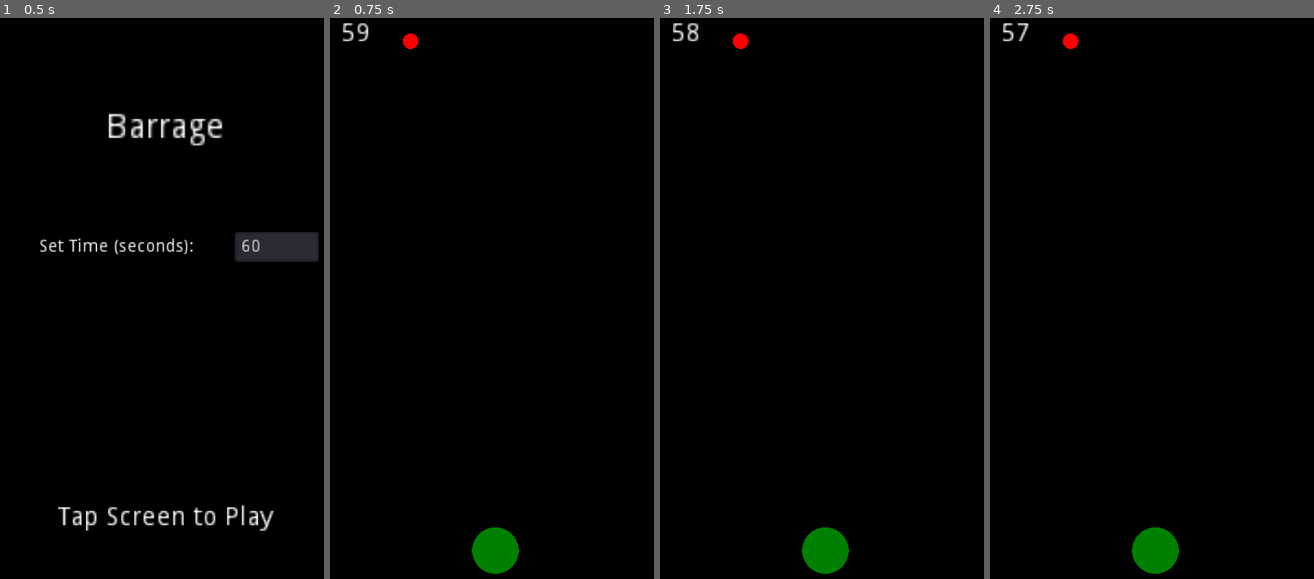
Above: before the commit, frames 1-4 (left to right).
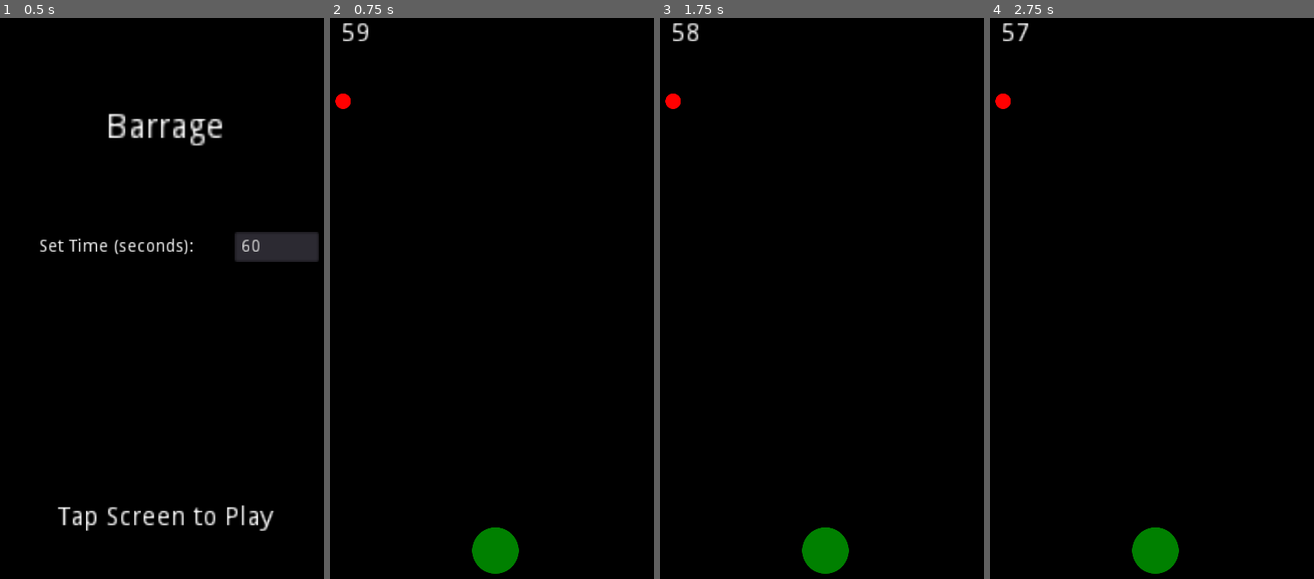
Above: after the commit, the same moments.

Repository: jak3703/Barrage
Game: Godot game, scene res://scenes/main/main.tscn
Two runs of this game, one before a commit and one after it. Both use one fixed random seed, a clock stepped at 60 frames per second and the inputs below.
Inputs:
- Up to frame 1 (0.5 s): no input
- Up to frame 2 (0.75 s): click "Tap Screen to Play" at 0.5 s
- Up to frame 3 (1.75 s): tap Enter at 1.25 s
- Up to frame 4 (2.75 s): tap Space at 2 s

Frame 1 is identical in both runs. In frame 2, 0.2% of the frame differs, in the area x 1-28%, y 2-17%; in frame 3, 0.2%; in frame 4, 0.2%.

Commit message:
dynamic player start position + dynamic target spawn box

Diff:
--- a/scenes/game/game.gd
+++ b/scenes/game/game.gd
@@ -14,8 +14,9 @@
 func spawn_target():
 	var new_target = TARGET_NODE.instance();
 	var target_radius = new_target.get_target_radius();
-	var x = randi() % (1080 - 2*target_radius) + target_radius;
-	var y = randi() % (1200 - 2*target_radius) + target_radius;
+	var spawn_box_size = get_node("TargetBox").rect_size;
+	var x = randi() % int(spawn_box_size.x - 2*target_radius) + target_radius;
+	var y = randi() % int(spawn_box_size.y - 2*target_radius) + target_radius;
 	var new_target_pos = Vector2(x, y);
 	new_target.get_node("StaticBody2D").set_position(new_target_pos);
 	self.add_child(new_target);
@@ -91,6 +92,8 @@
 		hits += 1;
 		current_target.queue_free();
 		spawn_target();
-	pass
 	player_node.reset_player_position();
-	pass
+
+
+func _on_game_resized():
+	PLAYER_START_POS = get_node("player").rect_position; # Replace with function body.
--- a/scenes/game/game.tscn
+++ b/scenes/game/game.tscn
@@ -28,4 +28,11 @@
 margin_bottom = -450.0
 script = ExtResource( 4 )
 
+[node name="TargetBox" type="Control" parent="."]
+anchor_left = 0.05
+anchor_top = 0.02
+anchor_right = 0.95
+anchor_bottom = 0.47
+
+[connection signal="resized" from="." to="." method="_on_game_resized"]
 [connection signal="timeout" from="Timer" to="." method="_on_Timer_timeout"]
